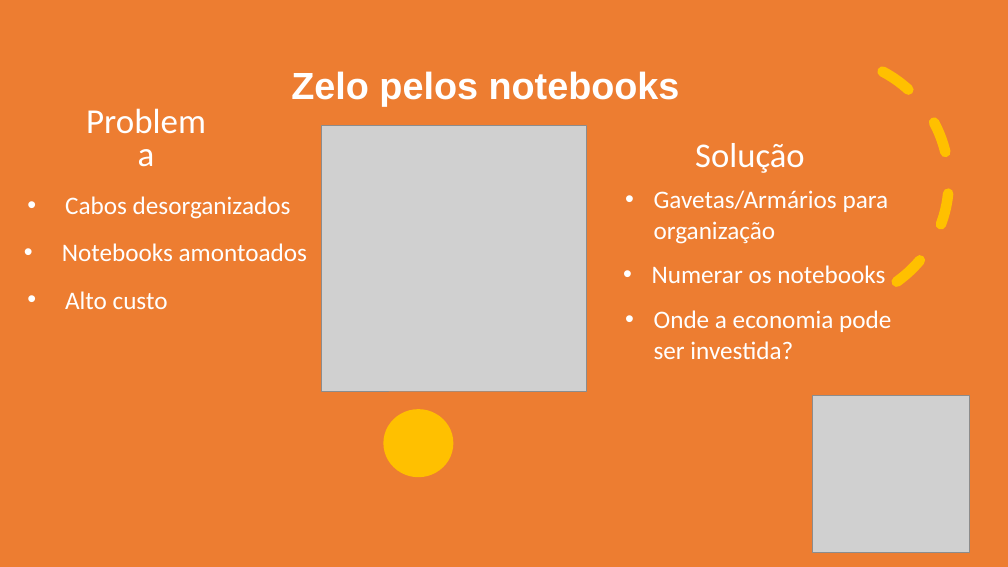
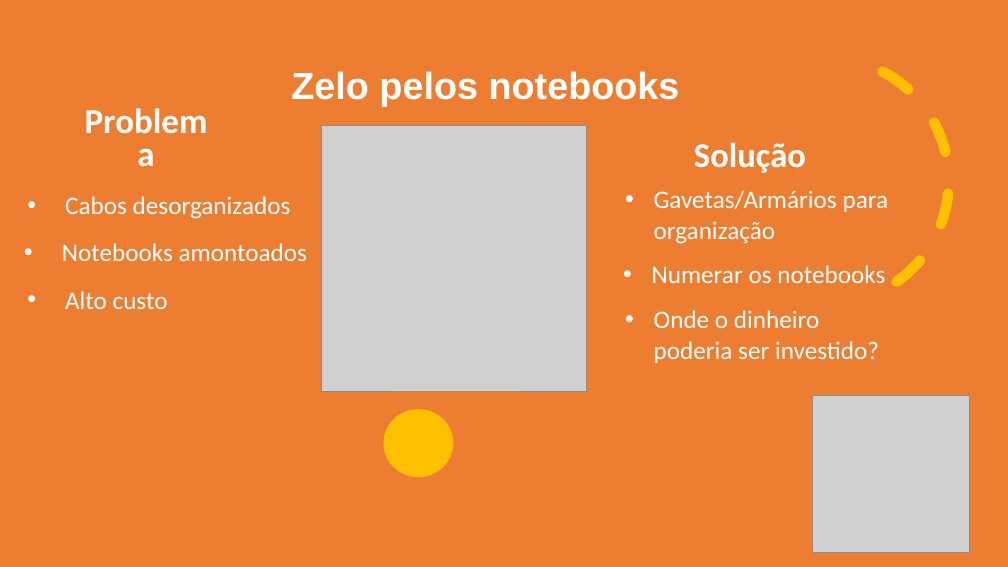
Before and after one commit to julialima1999/Limpeza_organiza-o, a slide deck: slide 15 of Apresentação/Limpeza e Organização_sugestao.pptx (slide 14 before the commit). Drawn at 1008x567 pixels with LibreOffice and Linux fonts; fonts in the diff are those of the drawing; grey boxes stand for pictures. Boxes give left, top, right and bottom in pixels: in the first picture for what was removed or moved away, otherwise in the second. Text is boxed around its words. In the diff, an @@ line names an element or a change of style, - is before the commit and + after.

```diff
--- a/Apresentação/Limpeza e Organização_sugestao.pptx
+++ b/Apresentação/Limpeza e Organização_sugestao.pptx
@@ text "Problema" at (71, 132, 222, 177): bold on @@
@@ text "Solução" at (694, 142, 806, 173): bold on @@
@@ text at (654, 310, 879, 363): text changed @@
-• Onde a economia pode ser investida?
+• Onde o dinheiro poderia ser investido?
```
Also in this commit, not shown: 6 other slides changed, 2 slides added.
